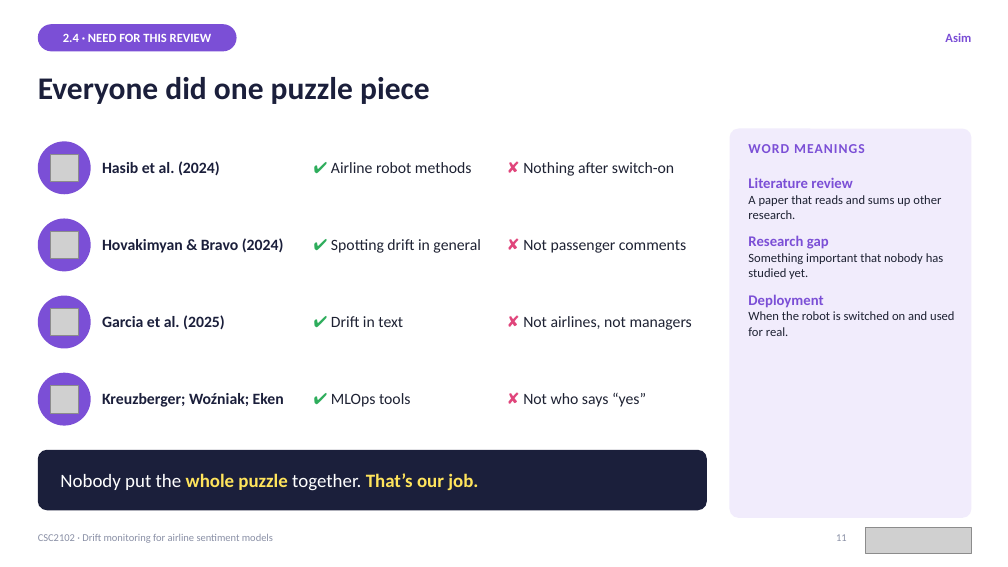
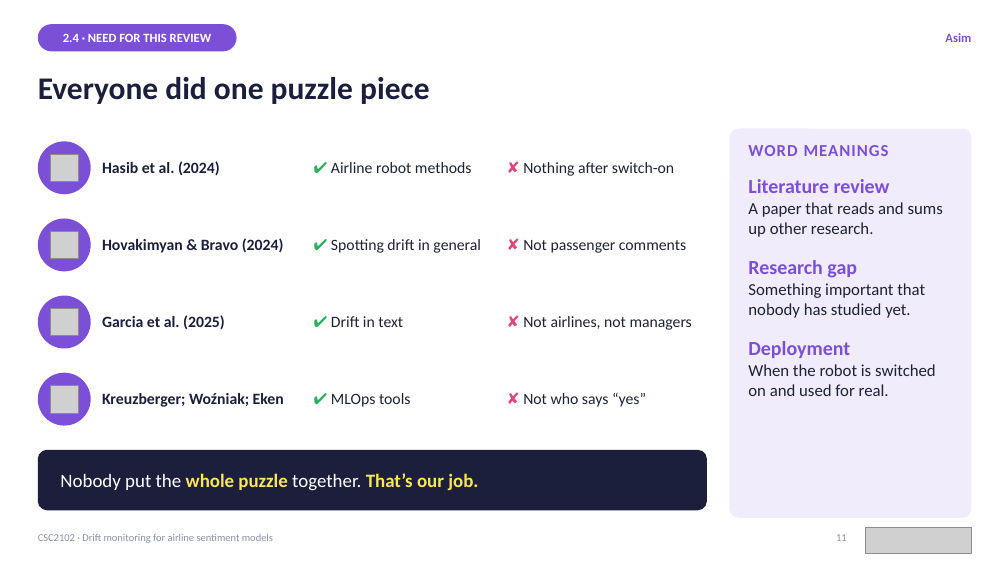
Before and after one commit to asimindxb2004-boop/csc2102-dcdm-slr, a slide deck: slide 11 of 2_Presentation/CSC2102_SLR_Presentation.pptx. Drawn at 1008x567 pixels with LibreOffice and Linux fonts; fonts in the diff are those of the drawing; grey boxes stand for pictures. Boxes give left, top, right and bottom in pixels: in the first picture for what was removed or moved away, otherwise in the second. Text is boxed around its words. In the diff, an @@ line names an element or a change of style, - is before the commit and + after.

```diff
--- a/2_Presentation/CSC2102_SLR_Presentation.pptx
+++ b/2_Presentation/CSC2102_SLR_Presentation.pptx
@@ text "WORD MEANINGS" at [748, 145, 889, 156]: size 13 to 16 pt @@
@@ text "Literature review" at [748, 179, 943, 396]: size 14 to 19 pt in "Literature review", "Research gap", "Deployment"; size 12 to 16 pt in "A paper that reads and sums up ...", "Something important that nobody has studied yet.", "When the robot is switched on and ..."; more space between paragraphs @@
```
Also in this commit, not shown: 26 other slides changed.
